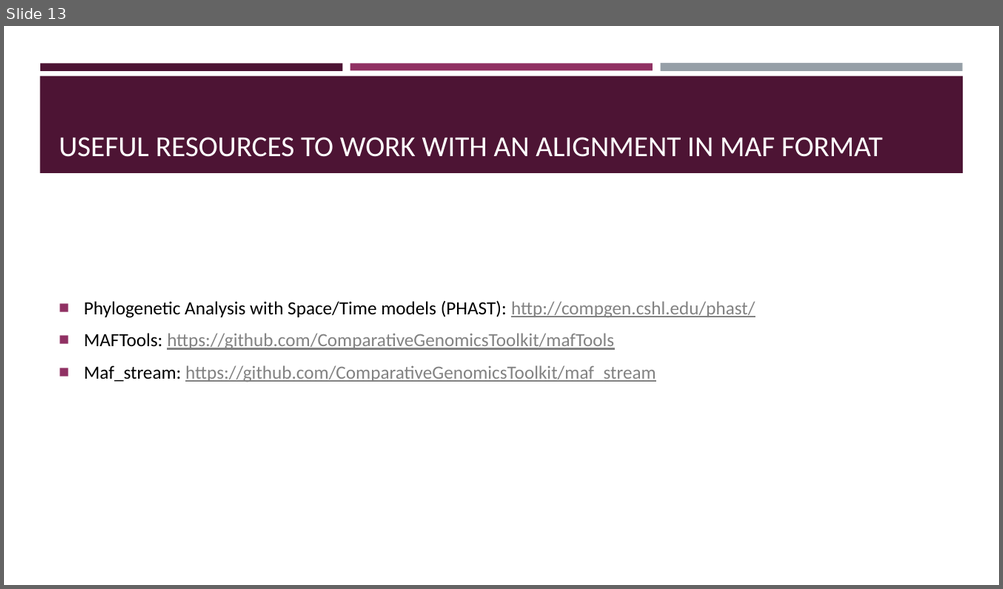
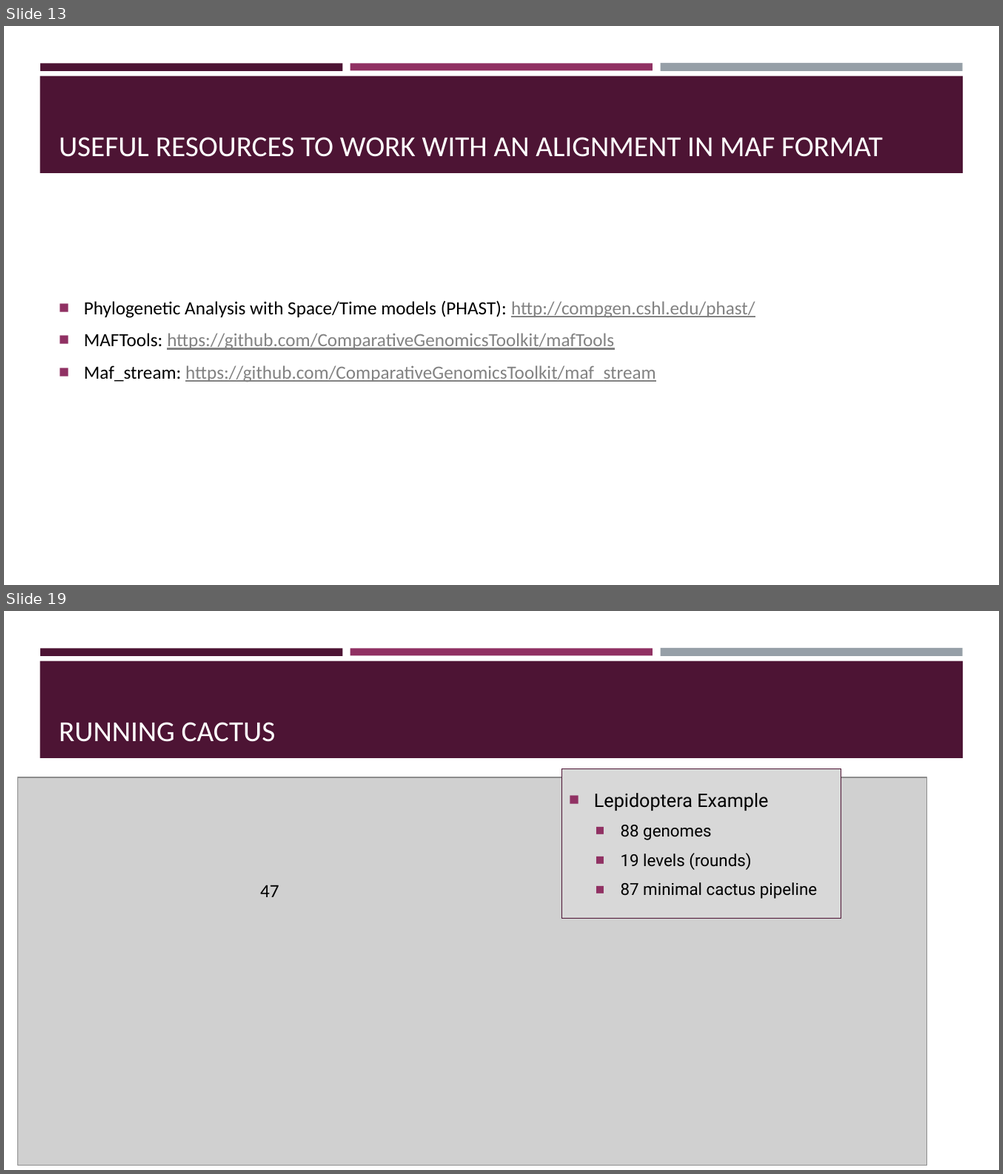
Before and after one commit to BGAcademy23/cactus, a slide deck: docs/aligning_whole_genomes_with_cactus.pptx. Shown one above the other, each under a label of ours: slide 13 before the commit, slides 13 and 19 after it; the slides between them are not shown. The pictures are 1003x589 and 1003x1174 pixels, drawn with LibreOffice and Linux fonts; fonts in the diff are those of the drawing; grey boxes stand for pictures. Boxes give left, top, right and bottom in pixels: in the first picture for what was removed or moved away, otherwise in the second. Text is boxed around its words. In the diff, an @@ line names an element or a change of style, - is before the commit and + after.

```diff
--- a/docs/aligning_whole_genomes_with_cactus.pptx
+++ b/docs/aligning_whole_genomes_with_cactus.pptx
@@ slide 19 added at box(4, 611, 999, 1170), background #FFFFFF; not listed: 4 template elements that a slide beside it also shows @@
@@ title added at box(59, 722, 276, 742), 28 pt, text #FFFFFF @@
+RUNNING CACTUS
@@ picture added at box(17, 777, 927, 1166) @@
@@ rectangle added at box(561, 769, 841, 918), fill #D8D8D8, outline #4D1434 0.75 pt, 16 pt, text #000000 @@
+■ Lepidoptera Example
+  ■ 88 genomes
+  ■ 19 levels (rounds)
+  ■ 87 minimal cactus pipeline
@@ text added at box(260, 886, 279, 897), 18 pt, text #000000 @@
+47
```
Also in this commit, not shown: 1 slide changed, 11 other slides added.
